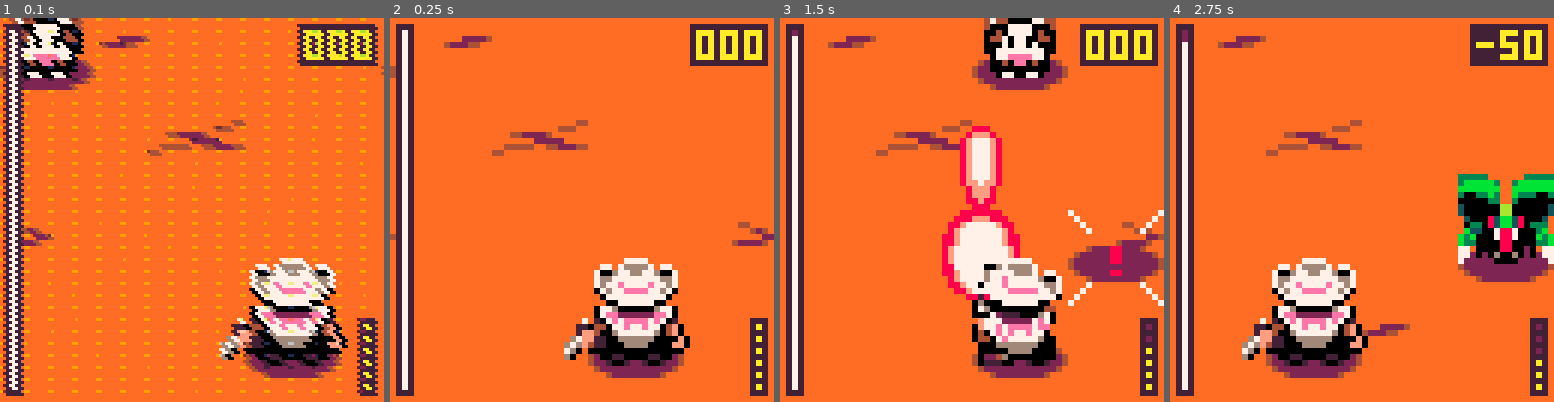
Above: before the commit, frames 1-4 (left to right).
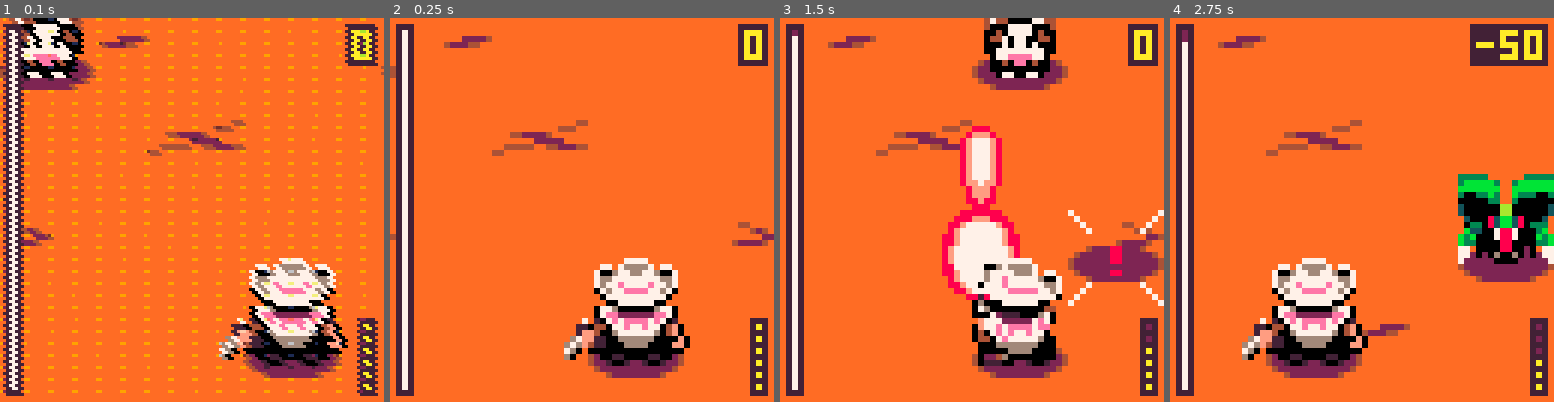
Above: after the commit, the same moments.

Repository: david-fletcher/lowrezjam2023
Game: PICO-8 cartridge lowrezjam2023.p8
Two runs of this game, one before a commit and one after it. Both use one fixed random seed, a clock stepped at 60 frames per second and the inputs below.
Inputs:
- Up to frame 1 (0.1 s): no input
- Up to frame 2 (0.25 s): no input
- Up to frame 3 (1.5 s): tap O (Z key) at 0.33, 0.7, 1.43 s; tap X (X key) at 1.07 s
- Up to frame 4 (2.75 s): hold Left 1.97-2.37 s; tap X (X key) at 2.07, 2.4, 2.73 s; tap O (Z key) at 2.22 s; hold Down from 2.42 s (still down)

The runs differ from the first frame. In frame 1, 1.4% of the frame differs, in the area x 77-91%, y 1-13%; in frame 2, 1.4%; in frame 3, 1.4%; in frame 4, nothing differs.

Commit message:
mini fix

Diff:
--- a/lowrezjam2023.p8
+++ b/lowrezjam2023.p8
@@ -337,7 +337,7 @@
  line(2, 61-timer_pct, 2, 61, color)
 
  -- points ui
- local point_str = format_num(g_points)
+ local point_str = tostr(g_points)
  rectfill(62-(#point_str*4), 1, 62, 7, 5)
  print(point_str, 63-(#point_str*4), 2, 10)
 
@@ -1201,17 +1201,6 @@
 function play_sfx(s)
  if (not g_muted) then
   sfx(s)
- end
-end
-
-function format_num(num)
- local numstr = tostr(num)
- if (#numstr > 2) then
-  return numstr
- elseif (#numstr == 2) then
-  return "0"..numstr
- else
-  return "00"..numstr
  end
 end
 
